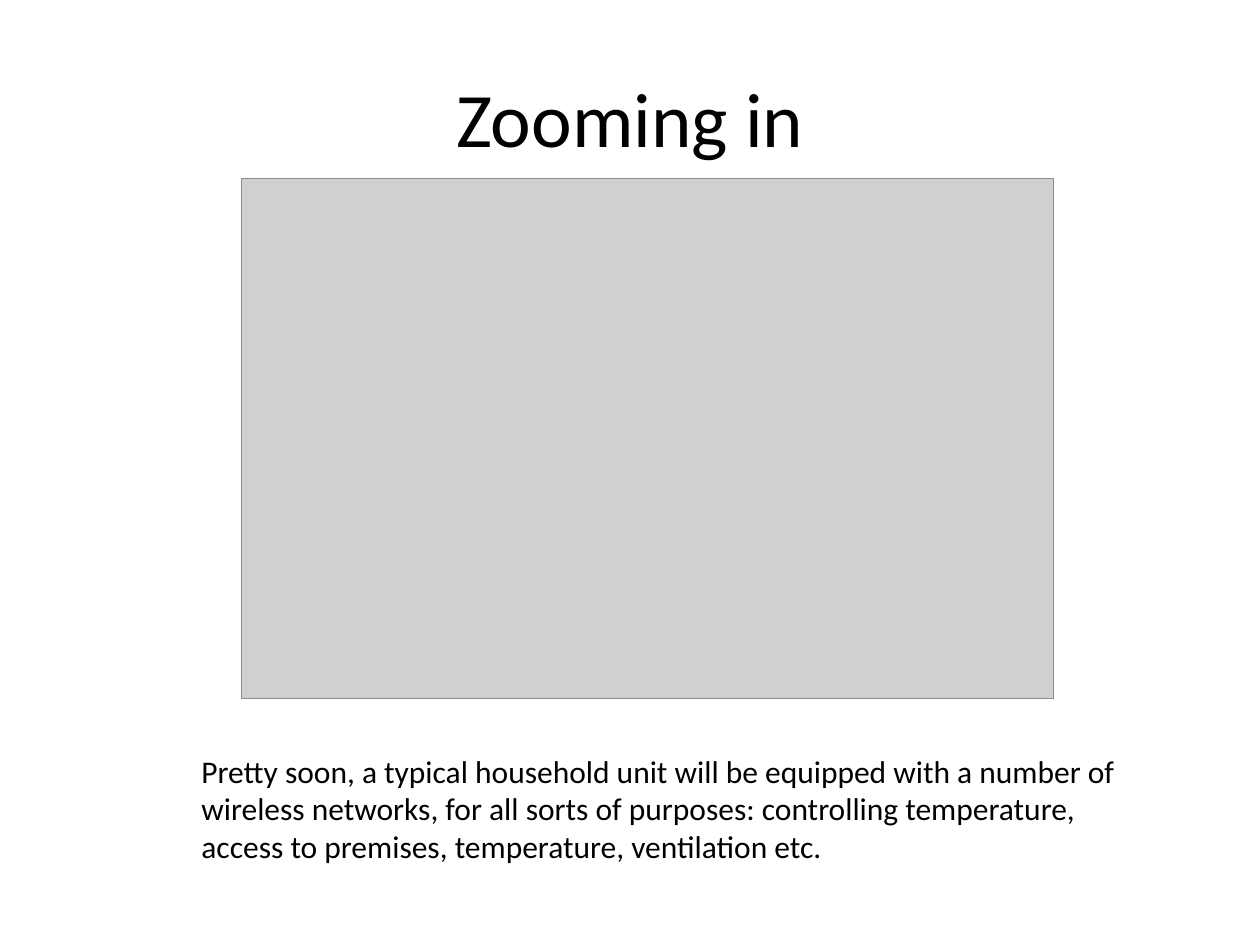
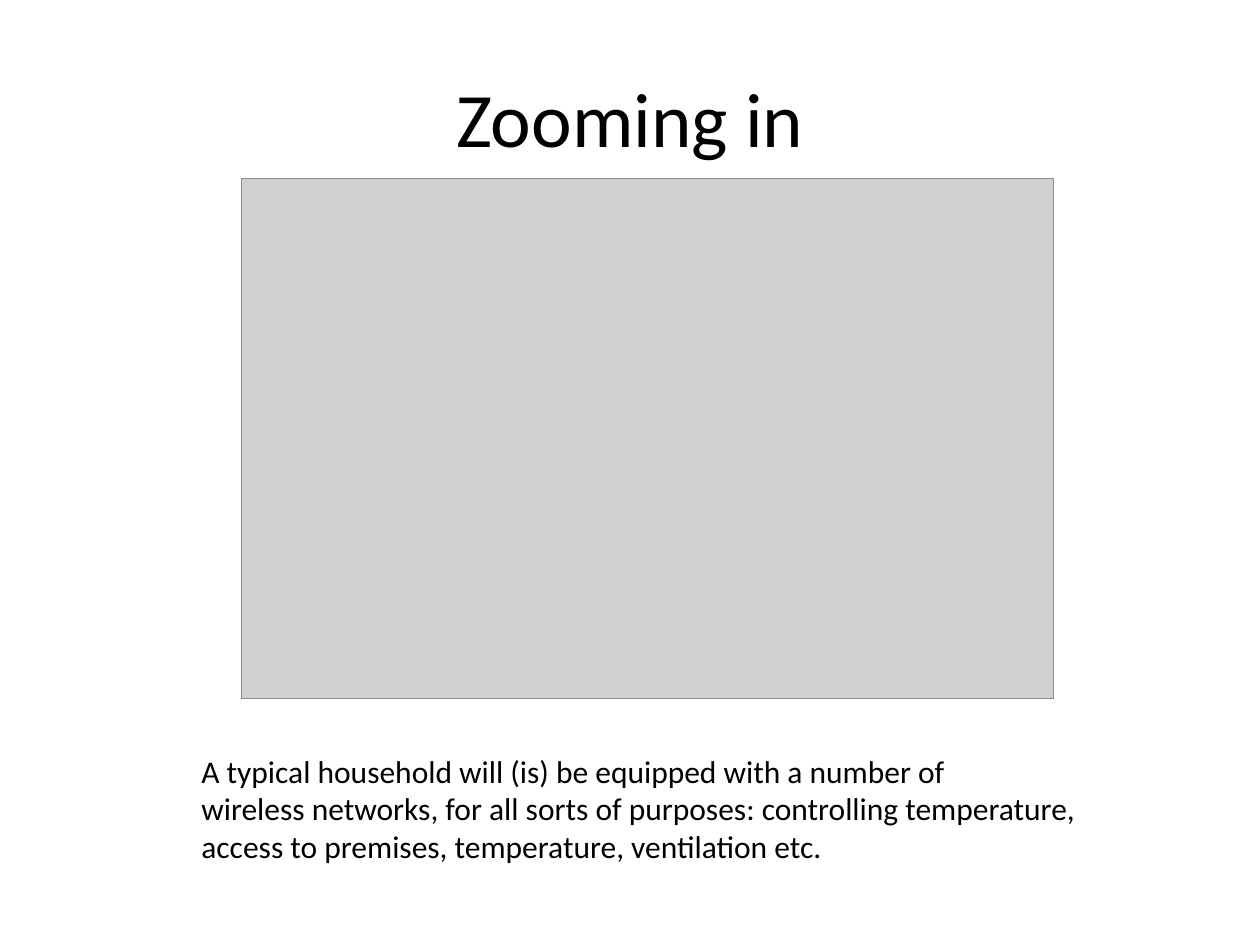
Before and after one commit to ro1208984/learning.java, a slide deck: slide 3 of Mobile Day presentation.pptx. Drawn at 1260x945 pixels with LibreOffice and Linux fonts; fonts in the diff are those of the drawing; grey boxes stand for pictures. Boxes give left, top, right and bottom in pixels: in the first picture for what was removed or moved away, otherwise in the second. Text is boxed around its words. In the diff, an @@ line names an element or a change of style, - is before the commit and + after.

```diff
--- a/Mobile Day presentation.pptx
+++ b/Mobile Day presentation.pptx
@@ text at bbox=[201, 760, 944, 788]: text changed @@
-Pretty soon, a typical household unit will be equipped with a number of
+A typical household will (is) be equipped with a number of
```
Also in this commit, not shown: 16 other slides changed, 5 slides added, 2 slides removed.
